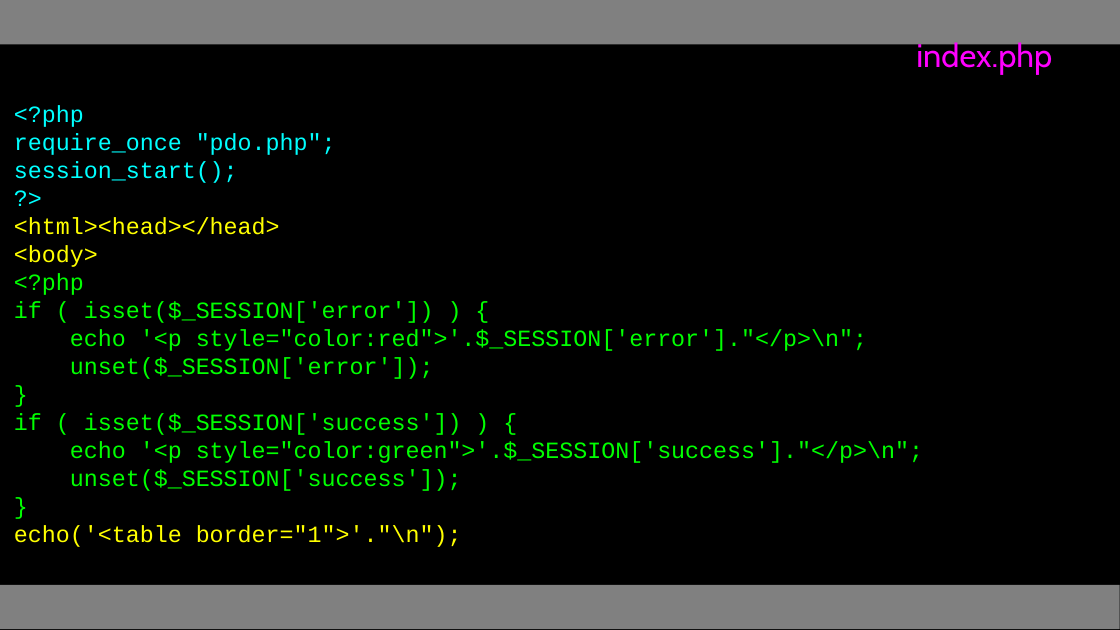
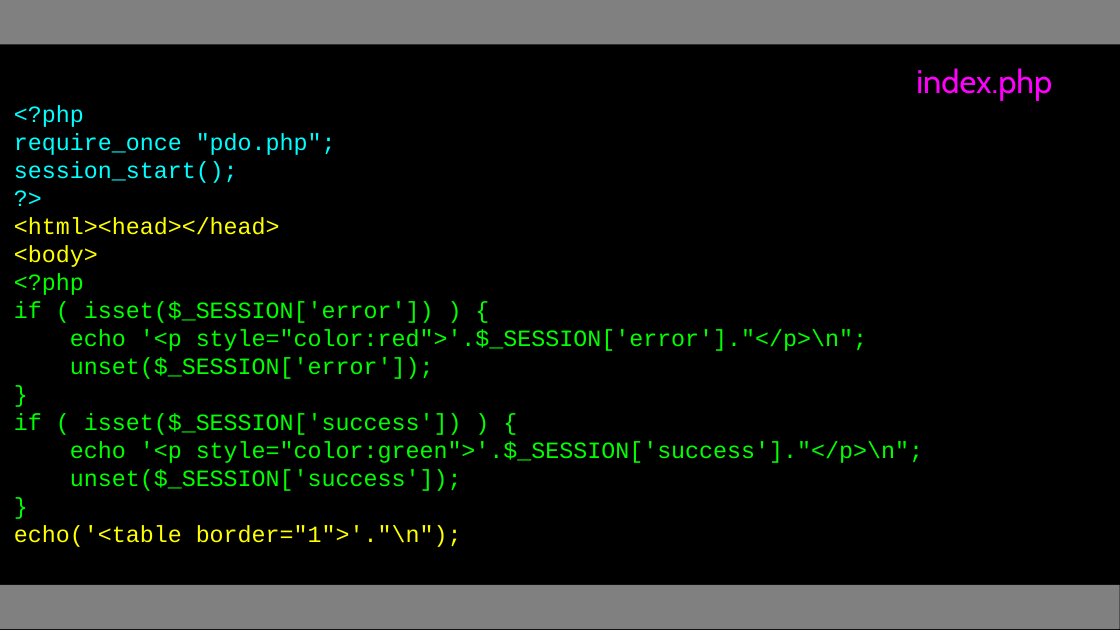
Before and after one commit to csev/wa4e, a slide deck: slide 6 of lectures/PHP-10-CRUD.ppt. Drawn at 1120x630 pixels with LibreOffice and Linux fonts; fonts in the diff are those of the drawing. Boxes give left, top, right and bottom in pixels: in the first picture for what was removed or moved away, otherwise in the second. Text is boxed around its words. In the diff, an @@ line names an element or a change of style, - is before the commit and + after.

```diff
--- a/lectures/PHP-10-CRUD.ppt
+++ b/lectures/PHP-10-CRUD.ppt
@@ text "index.php": place and size @@
-text "index.php" at [916, 40, 1052, 75]
+text "index.php" at [916, 68, 1052, 101]
```
Also in this commit, not shown: 12 other slides changed, 1 slide added, 1 slide removed, 4 other files.
